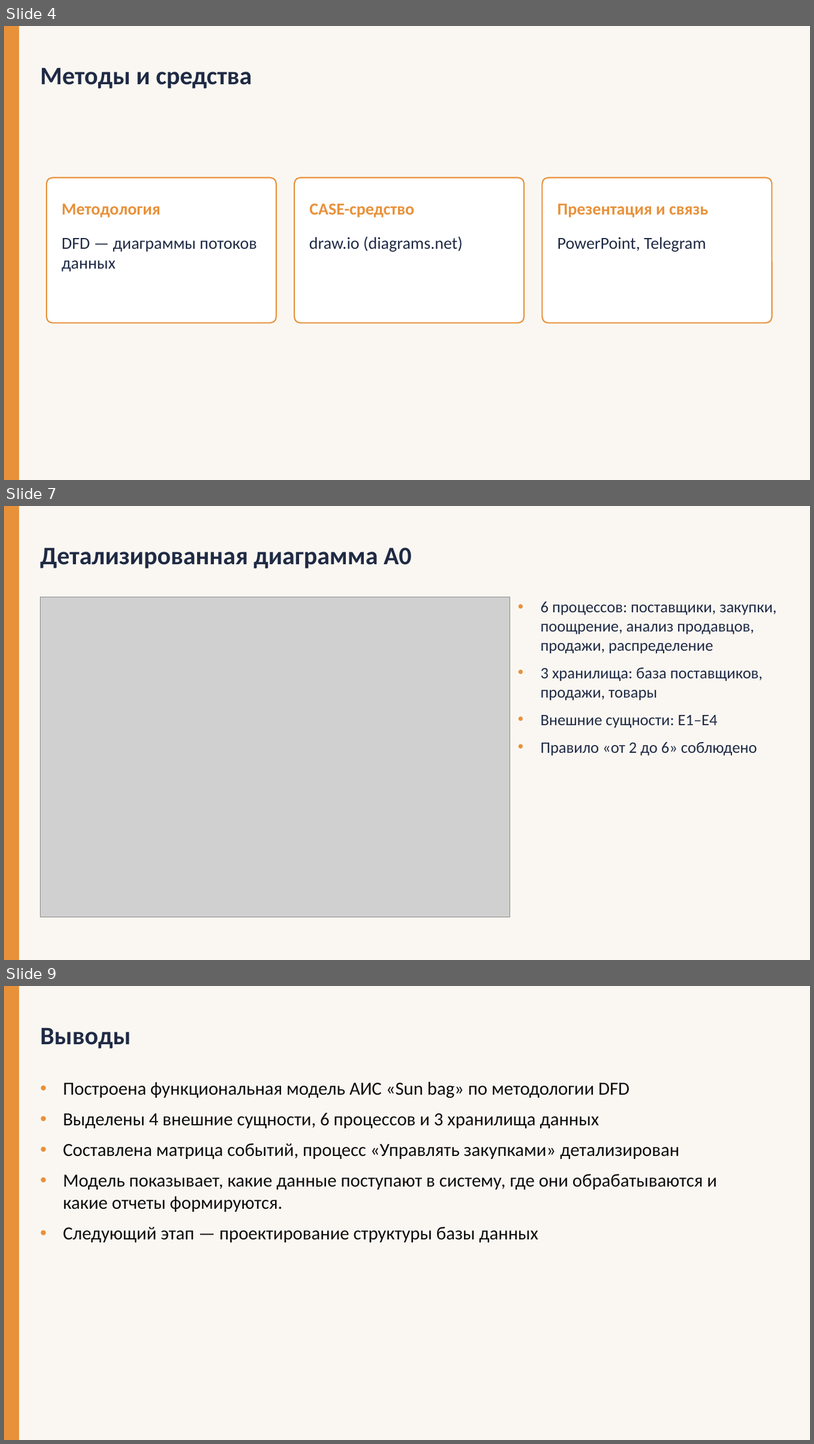
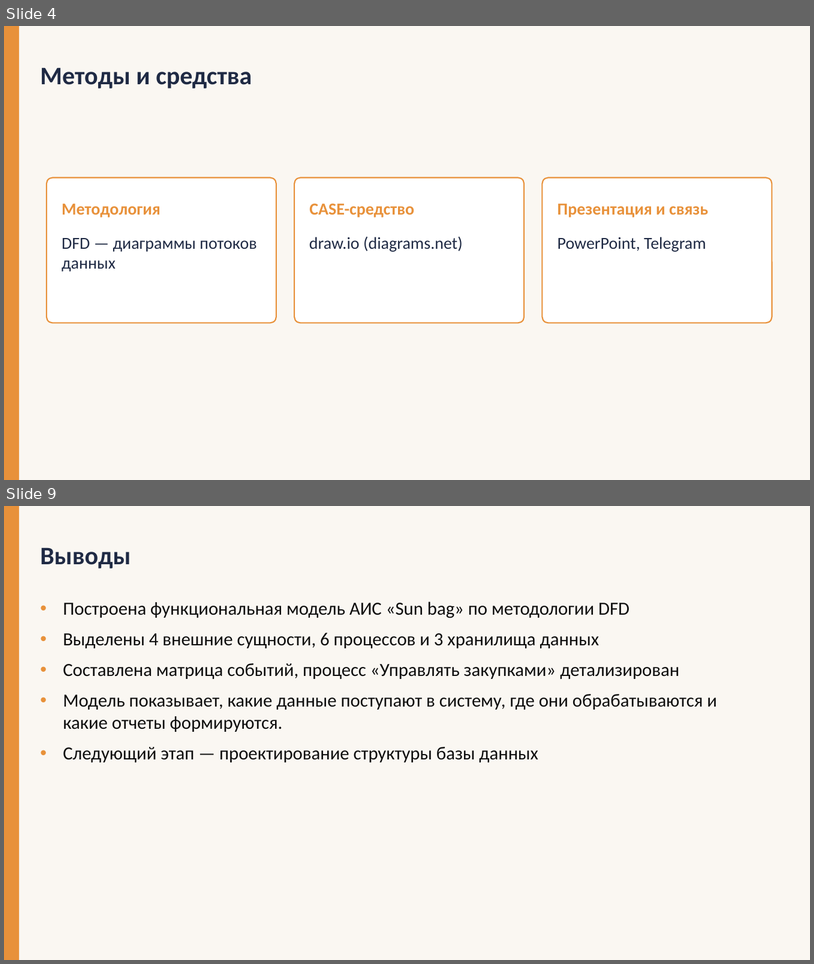
Before and after one commit to ERRomanov/DATABASES_gng, a slide deck: LAB1/Sun_bag_презентация.pptx. Shown one above the other, each under a label of ours: slides 4, 7 and 9 before the commit, slides 4 and 9 after it; the slides between them are not shown. The pictures are 814x1444 and 814x964 pixels, drawn with LibreOffice and Linux fonts; fonts in the diff are those of the drawing; grey boxes stand for pictures. Boxes give left, top, right and bottom in pixels: in the first picture for what was removed or moved away, otherwise in the second. Text is boxed around its words. In the diff, an @@ line names an element or a change of style, - is before the commit and + after.

```diff
--- a/LAB1/Sun_bag_презентация.pptx
+++ b/LAB1/Sun_bag_презентация.pptx
@@ slide 7 removed at <box>4,506,810,960</box>, background #FAF7F2 @@
@@ rectangle removed at <box>4,506,19,960</box> @@
@@ text removed at <box>40,547,412,568</box> @@
-Детализированная диаграмма А0
@@ picture removed at <box>40,597,510,917</box> @@
@@ text removed at <box>541,601,777,756</box> @@
-• 6 процессов: поставщики, закупки, поощрение, анализ продавцов, продажи, распределение
-• 3 хранилища: база поставщиков, продажи, товары
-• Внешние сущности: Е1–Е4
-• Правило «от 2 до 6» соблюдено
```
Also in this commit, not shown: 4 slides changed, 1 slide added.
